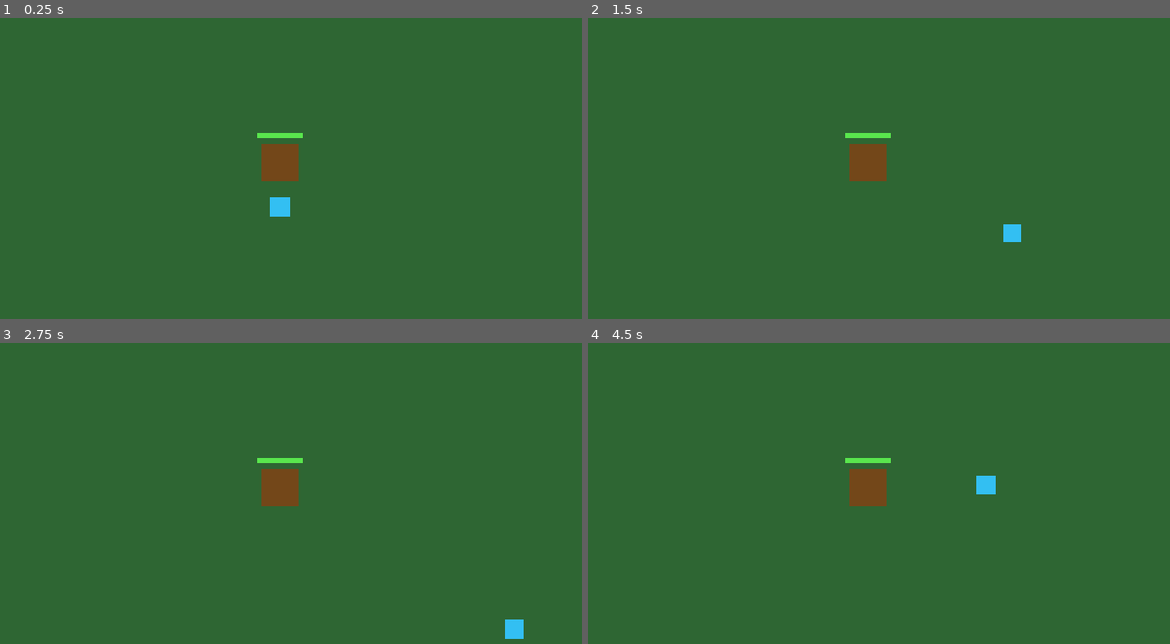
Above: before the commit, frames 1-4 (two rows, left to right).
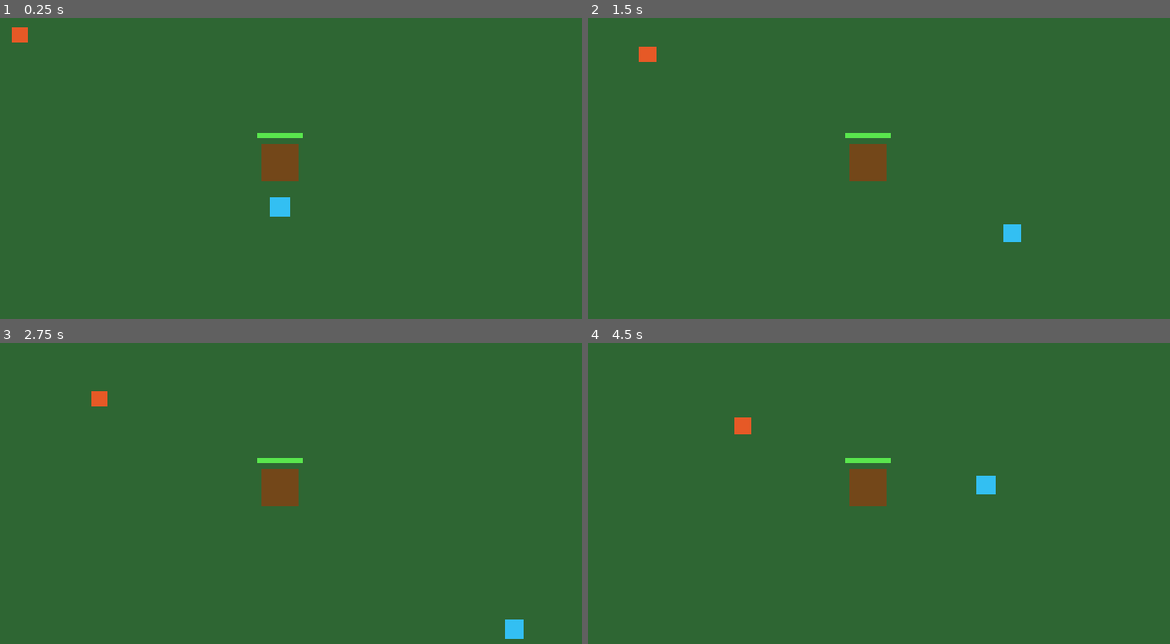
Above: after the commit, the same moments.

Repository: elian-sss/sentinela
Game: Godot game, scene res://cenas/arena/Arena.tscn
Same seed, same stepped clock (60 frames per second), same inputs: the game is played once before the commit and once after it.
Inputs:
- Up to frame 1 (0.25 s): no input
- Up to frame 2 (1.5 s): tap Enter at 0.5 s; hold D (mover_direita) 0.53-1.28 s; tap Space (dash) at 0.6, 1.35 s; hold S (mover_baixo) from 1.28 s (still down)
- Up to frame 3 (2.75 s): release S (mover_baixo) at 2.03 s; hold D (mover_direita) from 2.03 s (still down); tap Space (dash) at 2.1 s
- Up to frame 4 (4.5 s): release D (mover_direita) at 2.78 s; hold W (mover_cima) 2.78-3.53 s; tap Space (dash) at 2.85, 3.6, 4.35 s; hold A (mover_esquerda) from 3.53 s (still down)

The runs differ from the first frame. In frame 1, 0.1% of the frame differs, in the area x 2-5%, y 3-9%; in frame 2, 0.2%; in frame 3, 0.1%; in frame 4, 0.2%, in the area x 25-29%, y 24-31%.

Commit message:
Adiciona inimigo lenhador que ataca a árvore
- Inimigo.tscn (CharacterBody2D) com ColorRect placeholder
- Anda até a árvore (grupo "arvore") e causa dano periódico
- Vida, velocidade, dano, intervalo e alcance exportados
- Signal morreu(posicao) e queue_free ao zerar a vida
- Árvore entra no grupo "arvore" e ganha class_name Arvore
- Um inimigo de teste posicionado na Arena

Diff:
--- a/cenas/arena/Arena.tscn
+++ b/cenas/arena/Arena.tscn
@@ -1,7 +1,8 @@
-[gd_scene load_steps=3 format=3]
+[gd_scene load_steps=4 format=3]
 
 [ext_resource type="PackedScene" path="res://cenas/heroi/Heroi.tscn" id="1_heroi"]
 [ext_resource type="PackedScene" path="res://cenas/arvore/Arvore.tscn" id="2_arvore"]
+[ext_resource type="PackedScene" path="res://cenas/inimigo/Inimigo.tscn" id="3_inimigo"]
 
 [node name="Arena" type="Node2D"]
 
@@ -16,3 +17,6 @@
 
 [node name="Heroi" parent="." instance=ExtResource("1_heroi")]
 position = Vector2(576, 400)
+
+[node name="Inimigo" parent="." instance=ExtResource("3_inimigo")]
+position = Vector2(120, 100)
--- a/cenas/arvore/Arvore.tscn
+++ b/cenas/arvore/Arvore.tscn
@@ -11,7 +11,7 @@
 [sub_resource type="StyleBoxFlat" id="StyleBoxFlat_preenchimento_barra"]
 bg_color = Color(0.35, 0.9, 0.3, 1)
 
-[node name="Arvore" type="StaticBody2D"]
+[node name="Arvore" type="StaticBody2D" groups=["arvore"]]
 script = ExtResource("1_arvore")
 
 [node name="Colisao" type="CollisionShape2D" parent="."]
--- a/cenas/arvore/arvore.gd
+++ b/cenas/arvore/arvore.gd
@@ -1,3 +1,4 @@
+class_name Arvore
 extends StaticBody2D
 ## Árvore sagrada que o herói protege. Se a vida chegar a zero, o jogo é perdido.
 
--- /dev/null
+++ b/cenas/inimigo/Inimigo.tscn
@@ -0,0 +1,21 @@
+[gd_scene load_steps=3 format=3]
+
+[ext_resource type="Script" path="res://cenas/inimigo/inimigo.gd" id="1_inimigo"]
+
+[sub_resource type="RectangleShape2D" id="RectangleShape2D_inimigo"]
+size = Vector2(28, 28)
+
+[node name="Inimigo" type="CharacterBody2D"]
+motion_mode = 1
+script = ExtResource("1_inimigo")
+
+[node name="Colisao" type="CollisionShape2D" parent="."]
+shape = SubResource("RectangleShape2D_inimigo")
+
+[node name="Visual" type="ColorRect" parent="."]
+offset_left = -14.0
+offset_top = -14.0
+offset_right = 14.0
+offset_bottom = 14.0
+mouse_filter = 2
+color = Color(0.9, 0.35, 0.15, 1)
--- /dev/null
+++ b/cenas/inimigo/inimigo.gd
@@ -0,0 +1,50 @@
+extends CharacterBody2D
+## Lenhador: anda em linha reta até a árvore e a ataca periodicamente.
+
+signal morreu(posicao: Vector2)
+
+@export var vida: int = 30:
+	set = _definir_vida
+@export var velocidade: float = 60.0
+@export var dano: int = 5
+@export var intervalo_ataque: float = 1.0
+@export var alcance_ataque: float = 56.0
+
+var _arvore: Arvore
+var _tempo_ate_ataque: float = 0.0
+
+
+func _ready() -> void:
+	_arvore = get_tree().get_first_node_in_group("arvore")
+	_tempo_ate_ataque = intervalo_ataque
+
+
+func _physics_process(delta: float) -> void:
+	if _arvore == null or _arvore.esta_destruida():
+		velocity = Vector2.ZERO
+		return
+
+	if global_position.distance_to(_arvore.global_position) > alcance_ataque:
+		velocity = global_position.direction_to(_arvore.global_position) * velocidade
+		move_and_slide()
+	else:
+		velocity = Vector2.ZERO
+		_atacar_arvore(delta)
+
+
+func receber_dano(valor: int) -> void:
+	vida -= valor
+
+
+func _atacar_arvore(delta: float) -> void:
+	_tempo_ate_ataque -= delta
+	if _tempo_ate_ataque <= 0.0:
+		_arvore.receber_dano(dano)
+		_tempo_ate_ataque = intervalo_ataque
+
+
+func _definir_vida(valor: int) -> void:
+	vida = maxi(valor, 0)
+	if vida == 0 and is_inside_tree() and not is_queued_for_deletion():
+		morreu.emit(global_position)
+		queue_free()
Not shown, added: cenas/inimigo/inimigo.gd.uid
